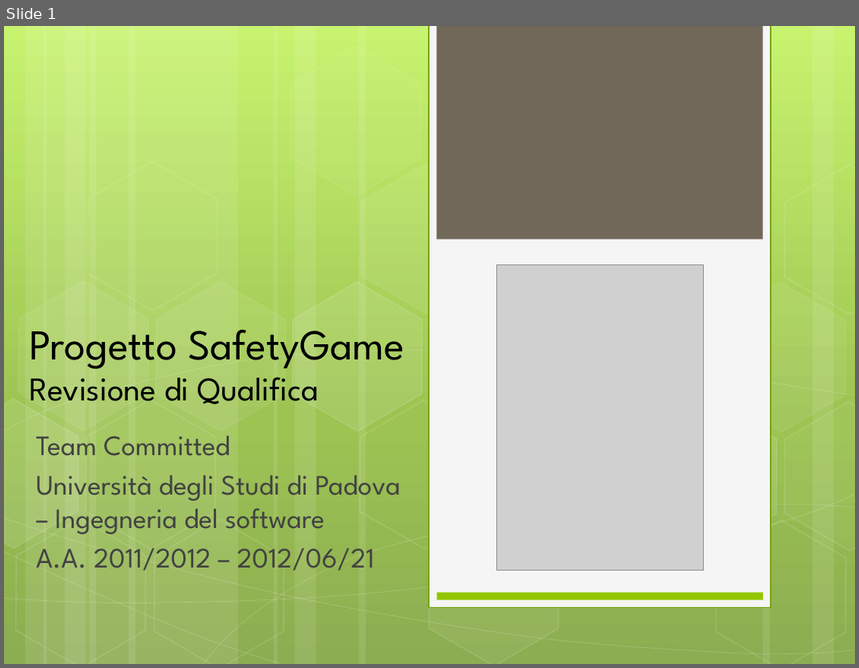
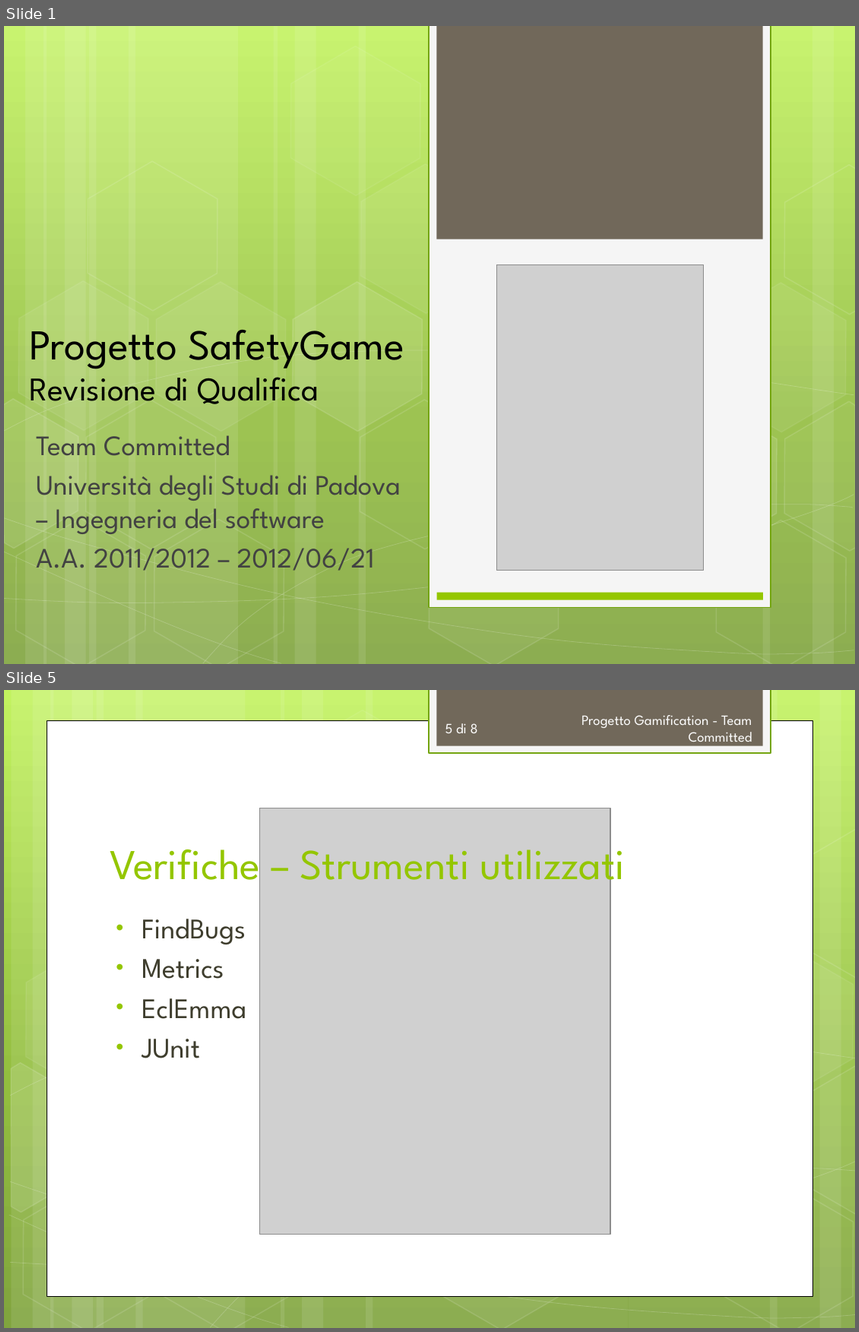
Before and after one commit to TeamCommitted/Team-Committed---Documenti, a slide deck: RQ/Esterni/Presentazione/RQ-Presentazione.pptx. Shown one above the other, each under a label of ours: slide 1 before the commit, slides 1 and 5 after it; the slides between them are not shown. The pictures are 859x668 and 859x1332 pixels, drawn with LibreOffice and Linux fonts; fonts in the diff are those of the drawing; grey boxes stand for pictures. Boxes give left, top, right and bottom in pixels: in the first picture for what was removed or moved away, otherwise in the second. Text is boxed around its words. In the diff, an @@ line names an element or a change of style, - is before the commit and + after.

```diff
--- a/RQ/Esterni/Presentazione/RQ-Presentazione.pptx
+++ b/RQ/Esterni/Presentazione/RQ-Presentazione.pptx
@@ slide 5 added at (x1=4, y1=690, x2=855, y2=1328), background gradient #C3F35F to #93BF3F to #81A53E @@
@@ rectangle added at (x1=429, y1=690, x2=771, y2=753), fill #F5F5F5, outline #74A510 1.25 pt @@
@@ rectangle added at (x1=436, y1=690, x2=762, y2=746), fill #71685A @@
@@ rectangle added at (x1=47, y1=720, x2=813, y2=1296), fill #FFFFFF, outline #000000 0.5 pt @@
@@ page number added at (x1=446, y1=723, x2=478, y2=733), 12 pt, text #FEFEFE @@
+5 di 8
@@ text added at (x1=582, y1=715, x2=753, y2=747), 12 pt, text #FEFEFE @@
+Progetto Gamification - Team Committed
@@ picture added at (x1=260, y1=809, x2=611, y2=1235) @@
@@ group added at (x1=4, y1=690, x2=855, y2=1328): 12 rectangles, 8 freeform shapes, 8 hexagons @@
@@ title added at (x1=110, y1=837, x2=626, y2=892), 36 pt, text #94C600 @@
+Verifiche – Strumenti utilizzati
@@ text added at (x1=142, y1=919, x2=246, y2=1059), 24 pt, text #3E3D2D @@
+• FindBugs
+• Metrics
+• EclEmma
+• JUnit
```
Also in this commit, not shown: 3 slides changed, 1 other slide added, 4 other files.
